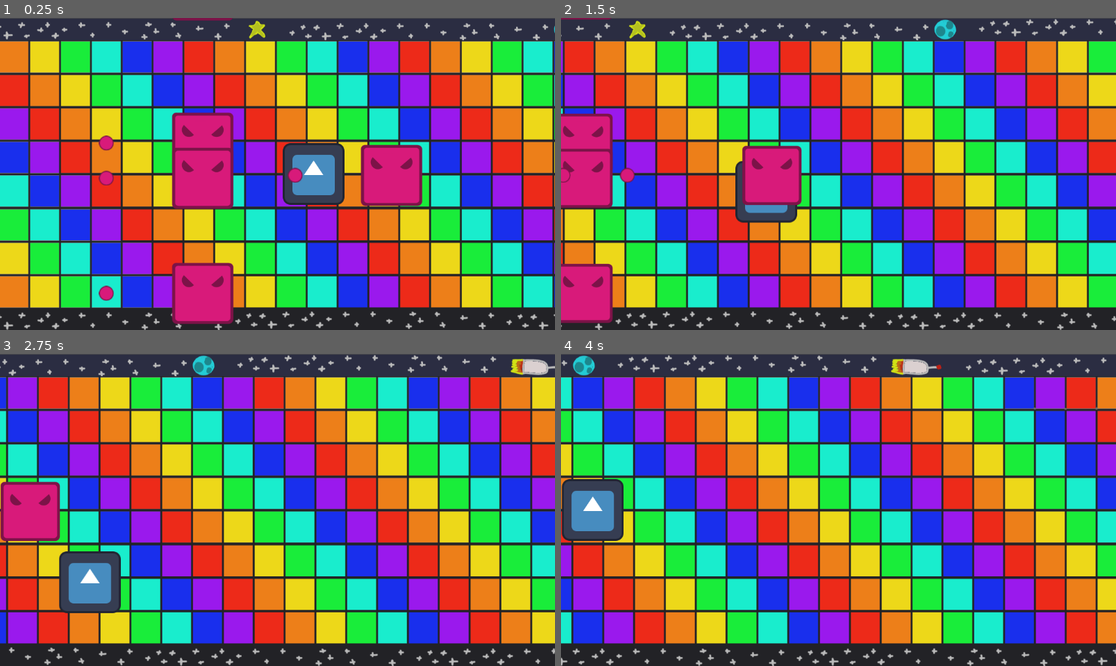
Above: before the commit, frames 1-4 (two rows, left to right).
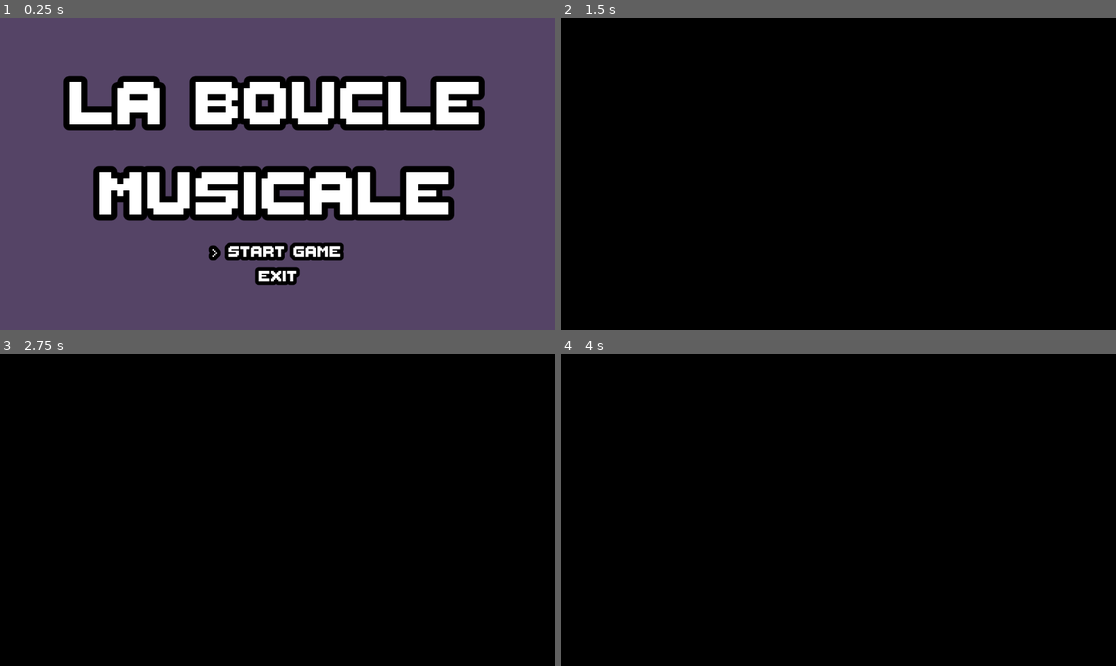
Above: after the commit, the same moments.

Repository: les-brows/la-boucle-musicale
Game: Godot game, scene res://Levels/MainMenu/MainMenu.tscn
Same seed, same stepped clock (60 frames per second), same inputs: the game is played once before the commit and once after it. Before the commit the project starts from res://MainScene.tscn. The engine's default icon, where the game draws it, is replaced by a stand-in: a white triangle on a blue panel in a dark square.
Inputs (mouse positions are in pixels of both pictures, inside the frame that each line leads up to):
- Up to frame 1 (0.25 s): no input
- Up to frame 2 (1.5 s): tap Enter (ui_accept) at 0.5, 0.77 s; move the mouse to (960, 158) at 0.52 s; hold D (player1_right) 0.53-1.28 s; right-click (960, 158) at 0.6 s; move the mouse to (727, 189) at 1.27 s; hold S (player1_down) from 1.28 s (still down); right-click (727, 189) at 1.35 s
- Up to frame 3 (2.75 s): tap Enter (ui_accept) at 1.52 s; move the mouse to (333, 441) at 2.02 s; release S (player1_down) at 2.03 s; hold D (player1_right) from 2.03 s (still down); right-click (333, 441) at 2.1 s
- Up to frame 4 (4 s): move the mouse to (810, 572) at 2.77 s; release D (player1_right) at 2.78 s; hold W (player1_up) 2.78-3.53 s; right-click (810, 572) at 2.85 s; tap Enter (ui_accept) at 3.02, 3.77 s; move the mouse to (1005, 556) at 3.52 s; hold A (player1_left) from 3.53 s (still down); right-click (1005, 556) at 3.6 s

The runs differ from the first frame. In frame 1, 100% of the frame differs, in the area x 0-100%, y 0-100%; in frame 2, 100%; in frame 3, 100%; in frame 4, 100%.

Commit message:
feat: make main menu the default scene

Diff:
--- a/project.godot
+++ b/project.godot
@@ -11,7 +11,7 @@
 [application]
 
 config/name="La boucle musicale"
-run/main_scene="uid://cfix7mjnn6u0n"
+run/main_scene="uid://kf8tcogy2w07"
 config/features=PackedStringArray("4.4", "GL Compatibility")
 config/icon="res://icon.svg"
 
Not shown: 1 places in Levels/LevelPortion.tscn that only renumber resources
Not shown: 1 places in Levels/ScrollingLevel.tscn that only renumber resources
Not shown: 1 places in MainScene.tscn that only renumber resources
Not shown: 1 places in Objects/Enemies/Shooter.tscn that only renumber resources
Not shown: 1 places in Objects/InputManager.tscn that only renumber resources
